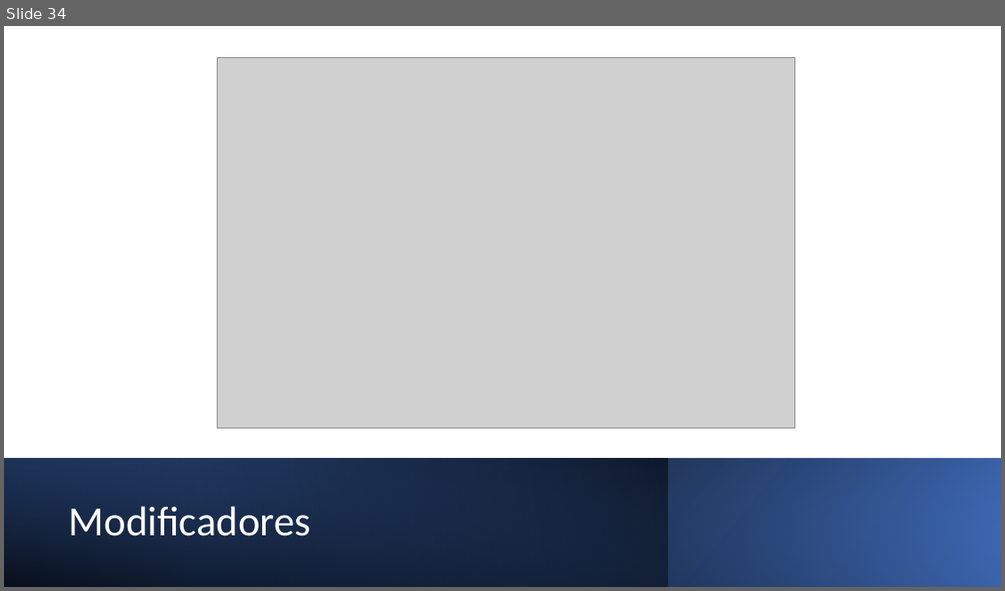
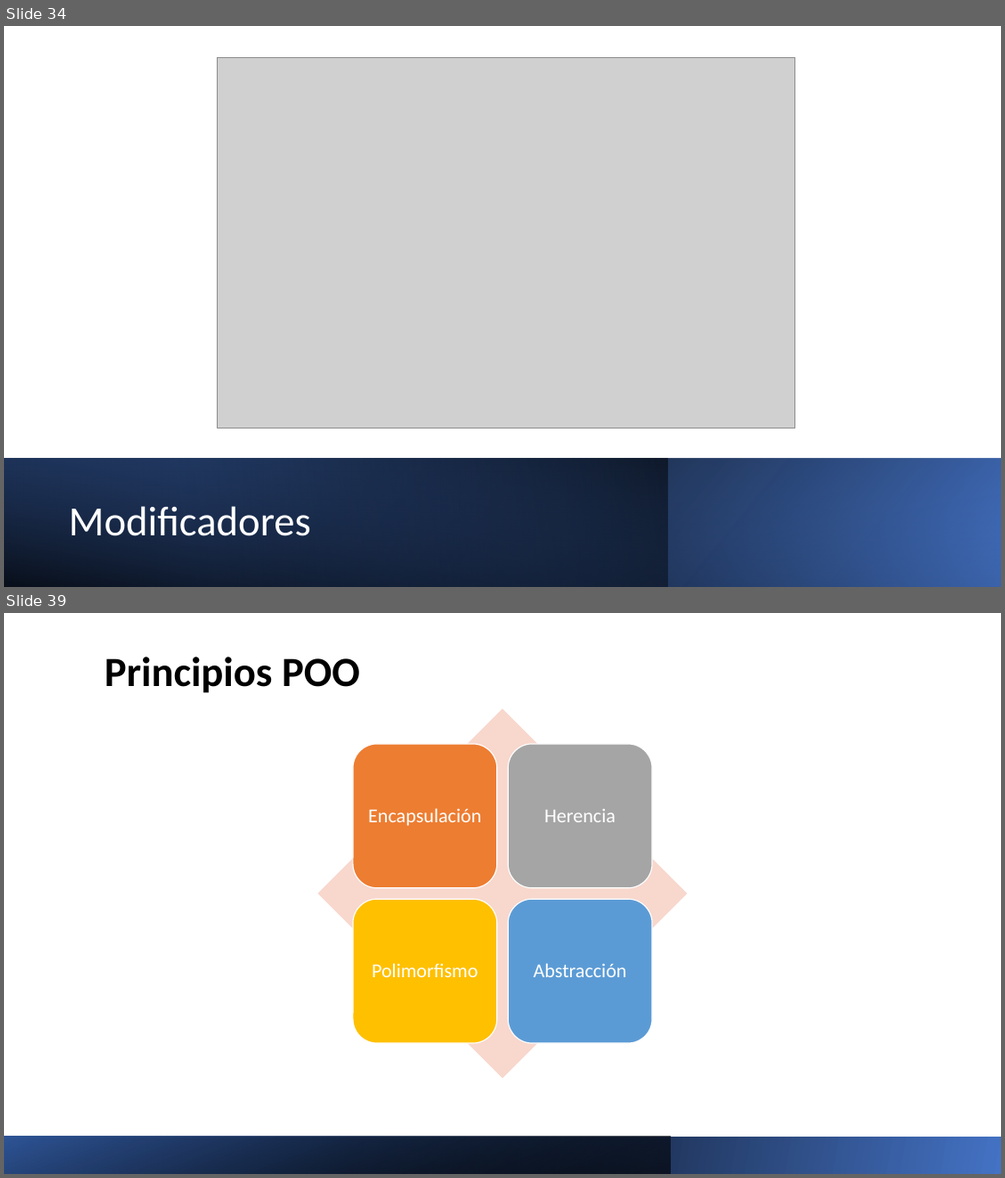
Before and after one commit to Charris1904/automation-qa-sessions, a slide deck: files/1. Java.pptx. Shown one above the other, each under a label of ours: slide 34 before the commit, slides 34 and 39 after it; the slides between them are not shown. The pictures are 1005x591 and 1005x1178 pixels, drawn with LibreOffice and Linux fonts; fonts in the diff are those of the drawing; grey boxes stand for pictures. Boxes give left, top, right and bottom in pixels: in the first picture for what was removed or moved away, otherwise in the second. Text is boxed around its words. In the diff, an @@ line names an element or a change of style, - is before the commit and + after.

```diff
--- a/files/1. Java.pptx
+++ b/files/1. Java.pptx
@@ slide 39 added at (4, 613, 1001, 1174), background #FFFFFF @@
@@ title added at (105, 657, 360, 693), 40 pt, text #000000, bold @@
+Principios POO
@@ group added at (318, 709, 688, 1078): 4 rounded rectangles, 4 texts, 1 diamond @@
+Encapsulación
+Herencia
+Polimorfismo
+Abstracción
@@ rectangle added at (4, 1136, 1001, 1174), fill gradient #4472C4 to #000000 @@
@@ rectangle added at (4, 1136, 671, 1174), fill gradient #000000 to #2F5597 @@
```
Also in this commit, not shown: 4 other slides added, 11 other files.
